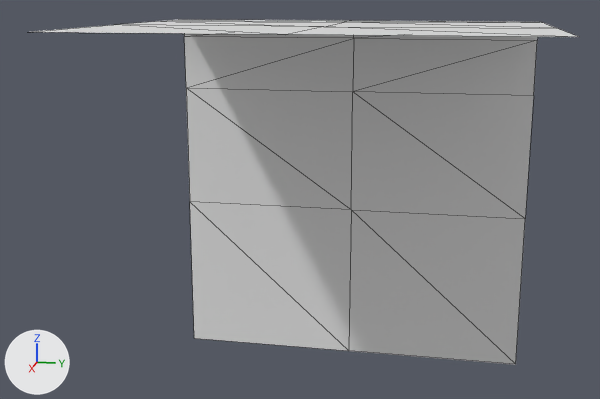
The OBJ model Resources/models/edge_straight.obj, before and after one commit.
One viewpoint serves both versions: a 50 mm camera at (1.973, 0.32, 1.067) aimed at (0.042, -0.066, 0.585). Lighting does not change. The marker at lower left points along +X, +Y and +Z. Mesh edges are drawn as thin lines. Where no turn or scale is listed for an object, it has been applied to the vertices.

Objects in the first picture: 'edge_straight'.
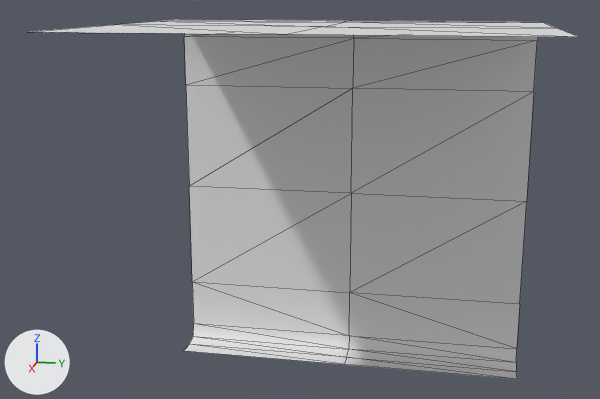
Changed parts and their boxes [x1, y1, x2, y2] in the pictures (600 x 399 px):
'edge_straight', reshaped
    before: [33, 19, 579, 365]
    after: [33, 19, 579, 379]
part 1 of me_edge_straight, built on
    before: [185, 47, 535, 365]
    after: [184, 47, 535, 379]

Edits to the bpy script that builds the scene:
```text
Change me_edge_straight:
    used by ob_edge_straight; location = (0.0, 0.0, 0.0)
    remove me_edge_straight.from_pydata(...)  # 27 vertices, 32 faces; spans x -0.4..0.5, y -0.5..0.5, z 0.0..1.0
    add me_edge_straight.from_pydata(...)  # 39 vertices, 48 faces; spans x -0.4..0.5, y -0.5..0.5, z 0.0..1.0
    me_edge_straight part 1
    7 vertices are removed from x -0.4, y -0.5..0.5, z 0.0..0.8
    11 faces are deleted
    2 vertices move from x -0.4, y 0.0, z 0.45..0.8 to x -0.4, y 0.0, z 0.5..0.81
    7 vertices are added at x -0.4..-0.3, y -0.5, z 0.0..0.81
    7 new vertices lie (0.0, 0.5, 0.0) away from vertices in x -0.4..-0.3, y -0.5..0.0, z 0.0..0.8
    5 new vertices lie (0.0, 0.5, 0.0) away from vertices in x -0.4..-0.3, y 0.0, z 0.0..0.19
    27 new faces join them
```
